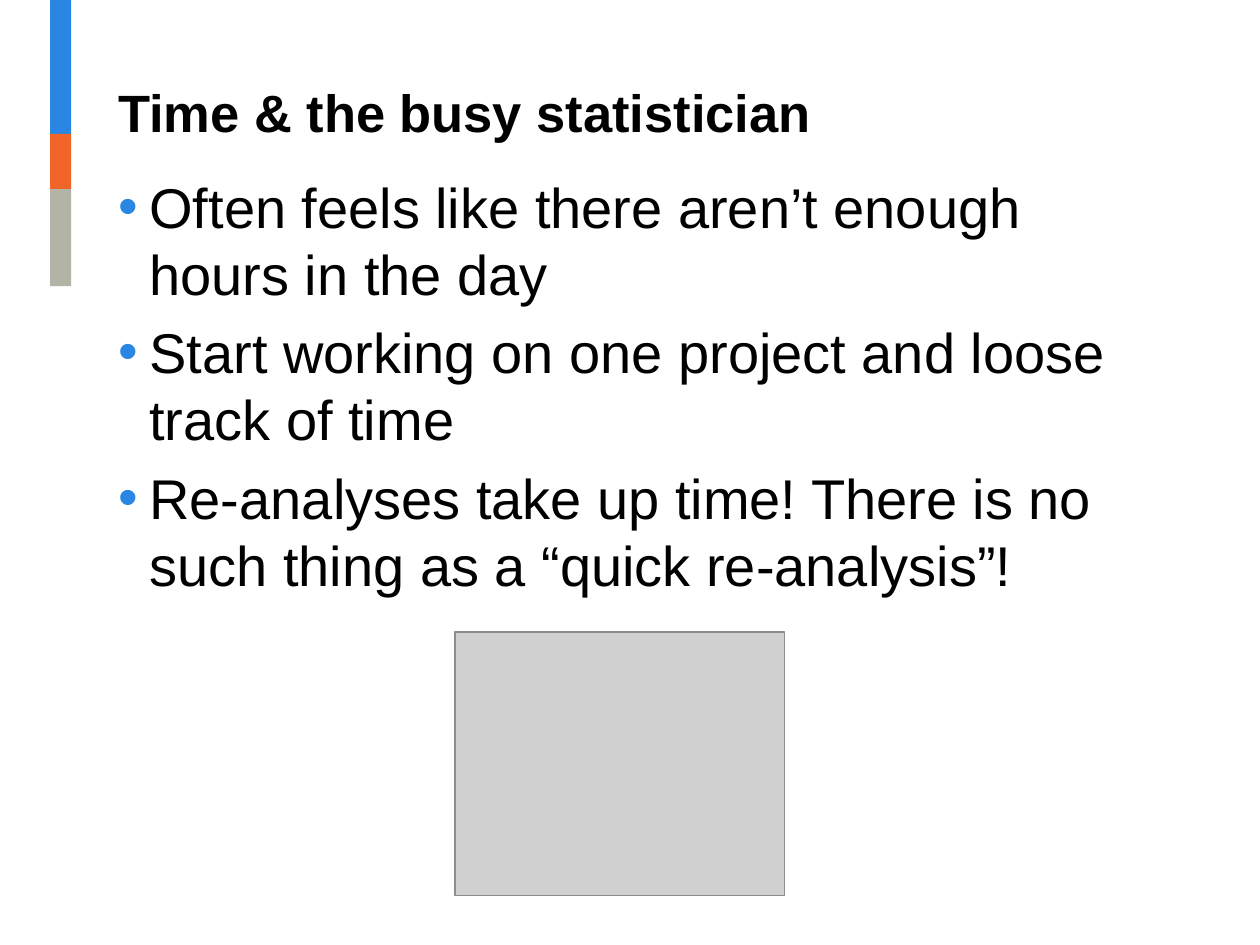
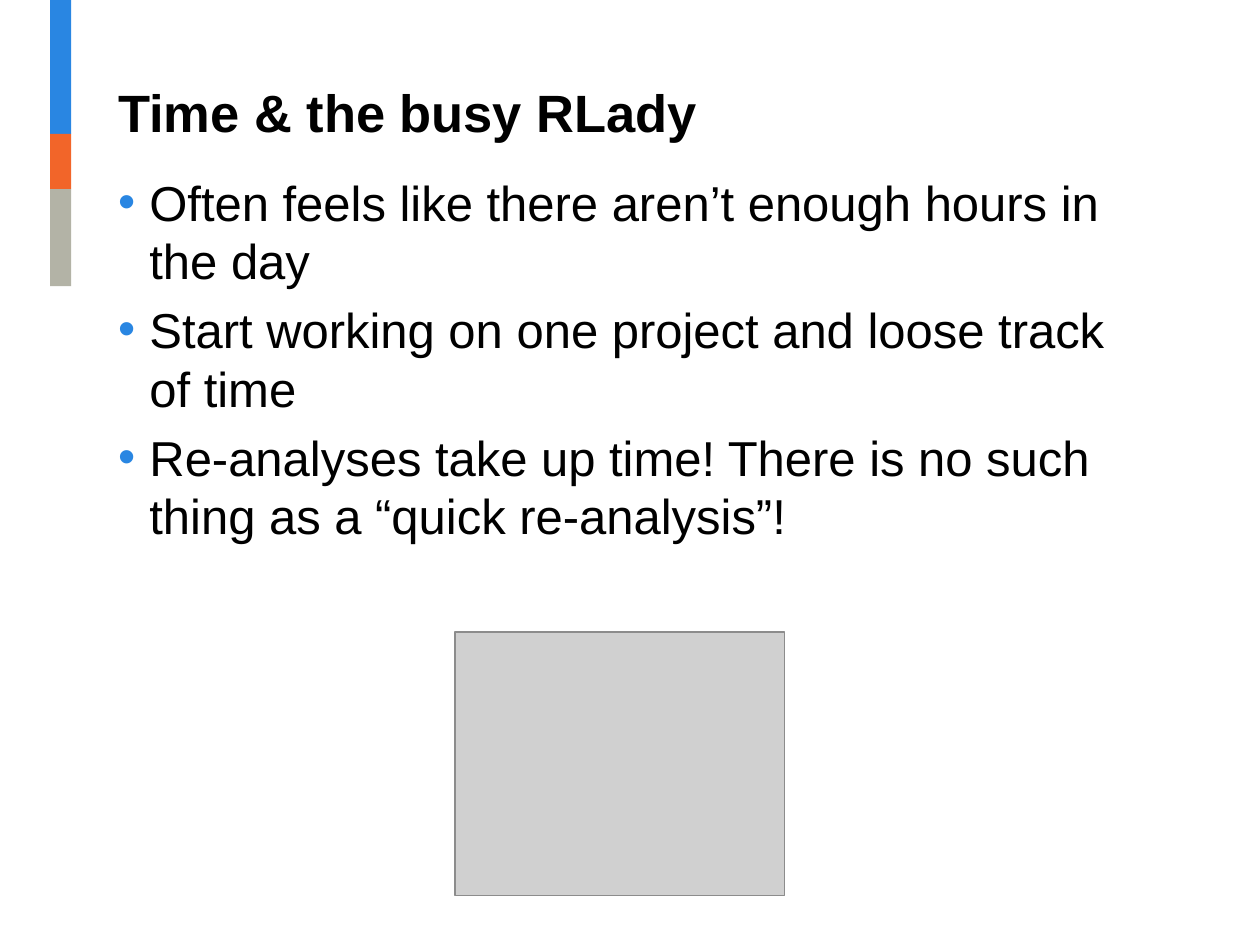
Before and after one commit to jalavery/timetrackR, a slide deck: slide 2 of Project management shiny app presentation.pptx. Drawn at 1260x945 pixels with LibreOffice and Linux fonts; fonts in the diff are those of the drawing; grey boxes stand for pictures; background and template pictures are left out. Boxes give left, top, right and bottom in pixels: in the first picture for what was removed or moved away, otherwise in the second. Text is boxed around its words. In the diff, an @@ line names an element or a change of style, - is before the commit and + after.

```diff
--- a/Project management shiny app presentation.pptx
+++ b/Project management shiny app presentation.pptx
@@ title at (x1=118, y1=94, x2=697, y2=143): text changed @@
-Time & the busy statistician
+Time & the busy RLady
@@ text "Often feels like there aren’t ..." at (x1=149, y1=185, x2=1104, y2=545): size 32 to 28 pt @@
```
Also in this commit, not shown: 6 other slides changed, 4 slides added, 1 other file.
